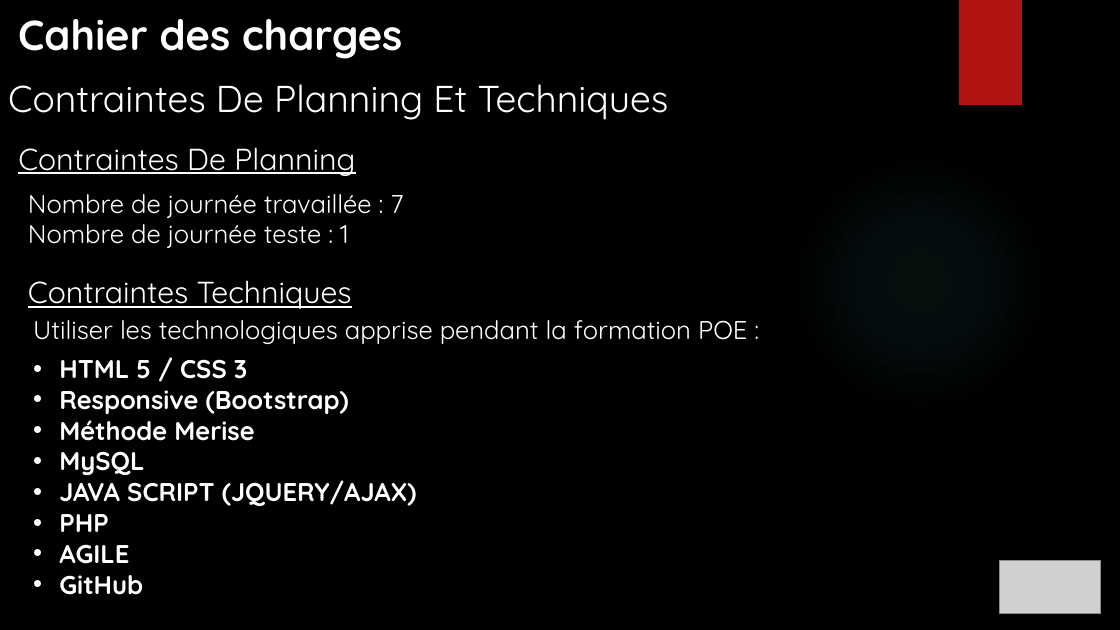
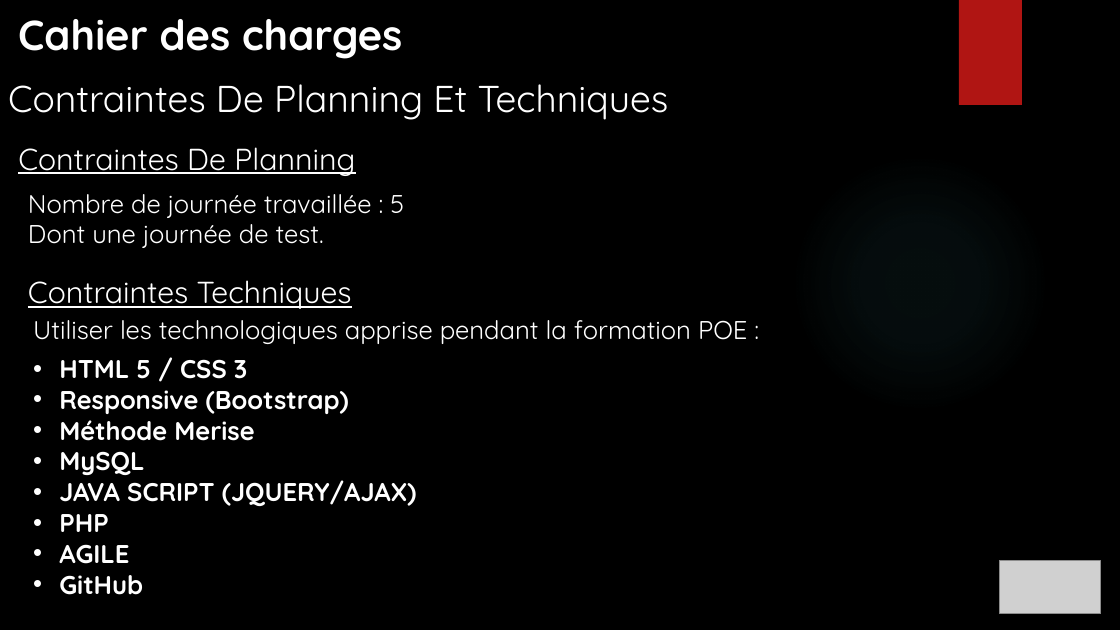
Before and after one commit to ChampemeDylan/UPOP, a slide deck: slide 4 of Présentation UPOP.pptx. Drawn at 1120x630 pixels with LibreOffice and Linux fonts; fonts in the diff are those of the drawing; grey boxes stand for pictures; background and template pictures are left out. Boxes give left, top, right and bottom in pixels: in the first picture for what was removed or moved away, otherwise in the second. Text is boxed around its words. In the diff, an @@ line names an element or a change of style, - is before the commit and + after.

```diff
--- a/Présentation UPOP.pptx
+++ b/Présentation UPOP.pptx
@@ text at (28, 194, 404, 248): text changed @@
-Nombre de journée travaillée : 7
-Nombre de journée teste : 1
+Nombre de journée travaillée : 5
+Dont une journée de test.
```
Also in this commit, not shown: 2 other slides changed, 1 slide added, 2 slides removed.
